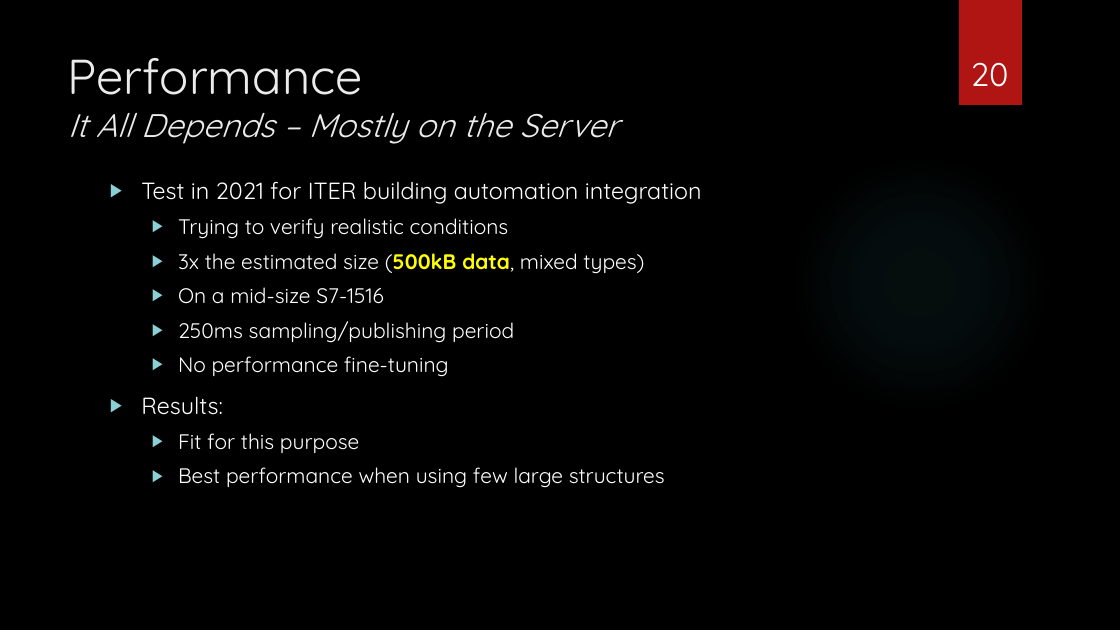
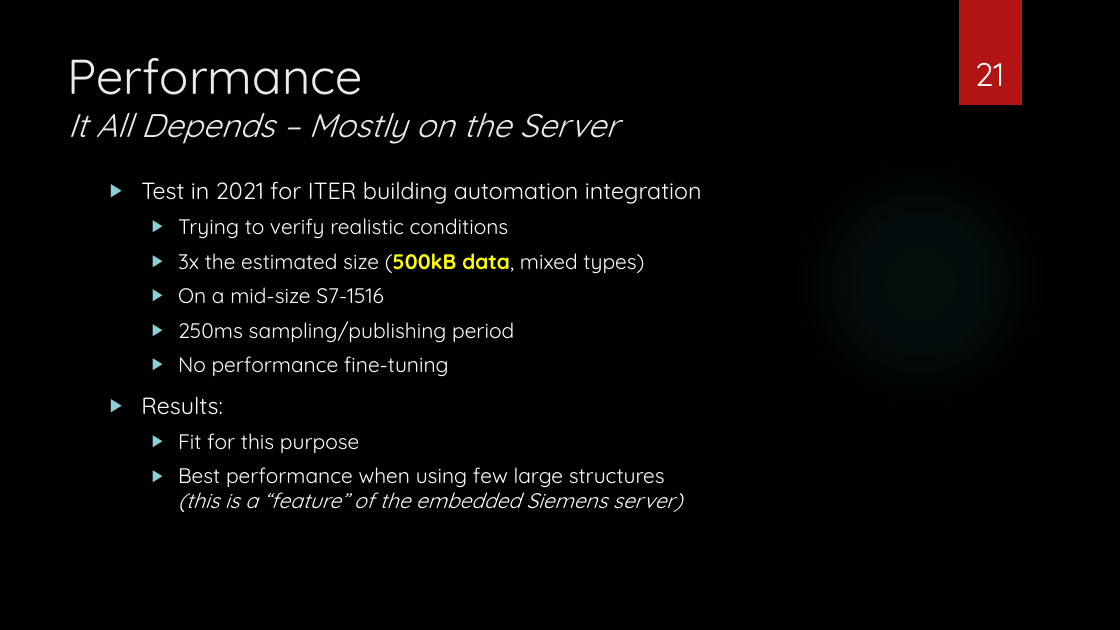
Before and after one commit to epics-training/opcua-support, a slide deck: slide 21 of presentations/OPC UA Device Support.pptx (slide 20 before the commit). Drawn at 1120x630 pixels with LibreOffice and Linux fonts; fonts in the diff are those of the drawing; background and template pictures are left out. Boxes give left, top, right and bottom in pixels: in the first picture for what was removed or moved away, otherwise in the second. Text is boxed around its words. In the diff, an @@ line names an element or a change of style, - is before the commit and + after.

```diff
--- a/presentations/OPC UA Device Support.pptx
+++ b/presentations/OPC UA Device Support.pptx
@@ page number at [975,63,1004,86]: text changed @@
-20
+21
@@ text at [178,467,682,512]: text changed; italic on @@
-  ▶ Best performance when using few large structures
+  ▶ Best performance when using few large structures
+    (this is a “feature” of the embedded Siemens server)
```
Also in this commit, not shown: 8 other slides changed, 1 slide added, 1 other file.
